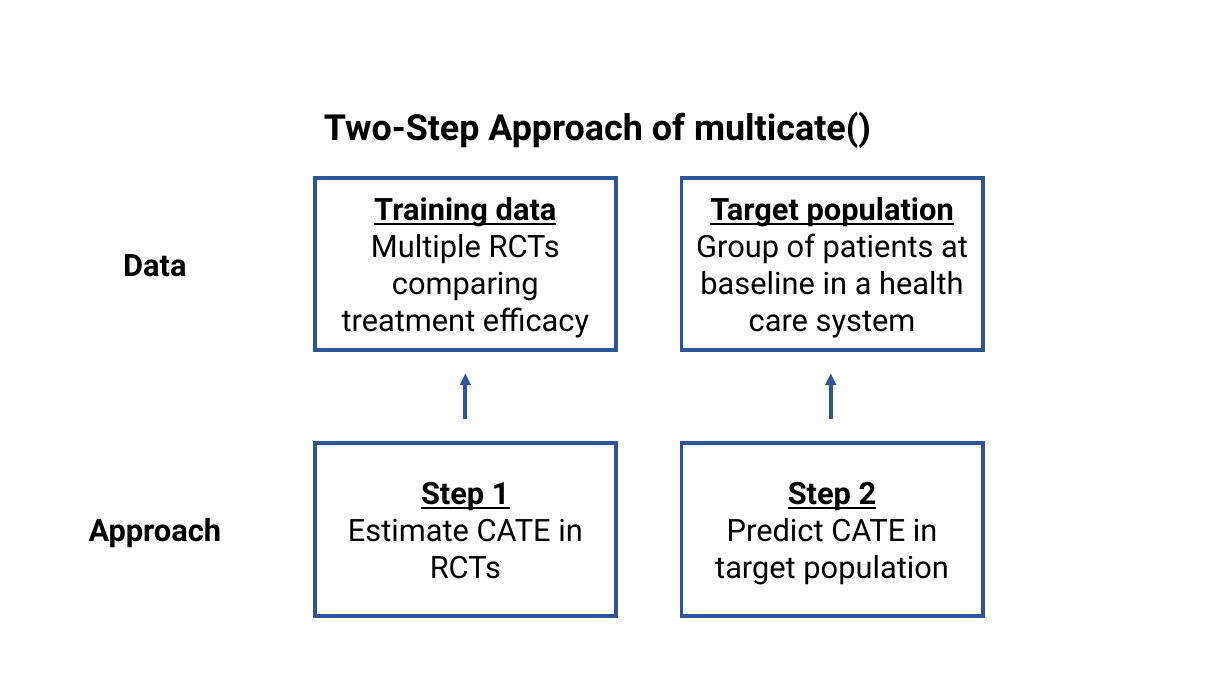
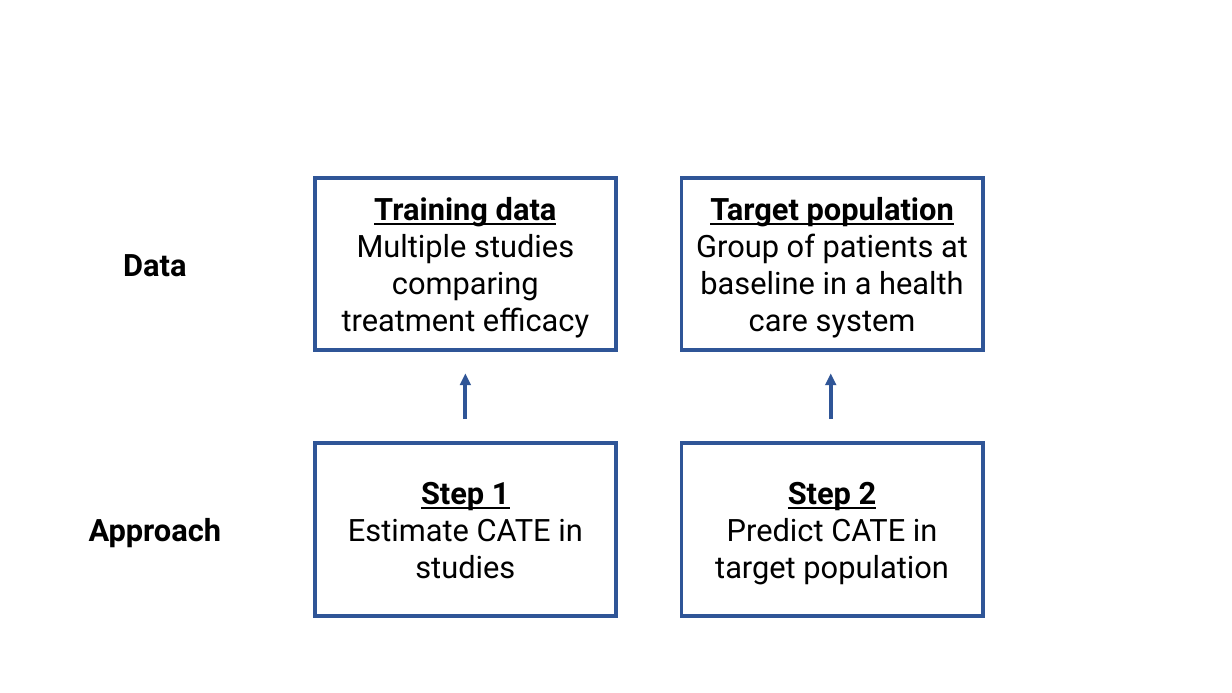
Before and after one commit to carlyls/multicate_vignettes, a slide deck: slide 3 of Images/R package reserach for multicate.pptx. Drawn at 1232x693 pixels with LibreOffice and Linux fonts; fonts in the diff are those of the drawing. Boxes give left, top, right and bottom in pixels: in the first picture for what was removed or moved away, otherwise in the second. Text is boxed around its words. In the diff, an @@ line names an element or a change of style, - is before the commit and + after.

```diff
--- a/Images/R package reserach for multicate.pptx
+++ b/Images/R package reserach for multicate.pptx
@@ text removed at <box>324,112,871,148</box> @@
-Two-Step Approach of multicate()
@@ text in rectangle at <box>342,234,589,338</box>: text changed @@
-Multiple RCTs comparing treatment efficacy
+Multiple studies comparing treatment efficacy
@@ text in rectangle at <box>348,518,582,579</box>: text changed @@
-Estimate CATE in RCTs
+Estimate CATE in studies
```
Also in this commit, not shown: 4 other files.
